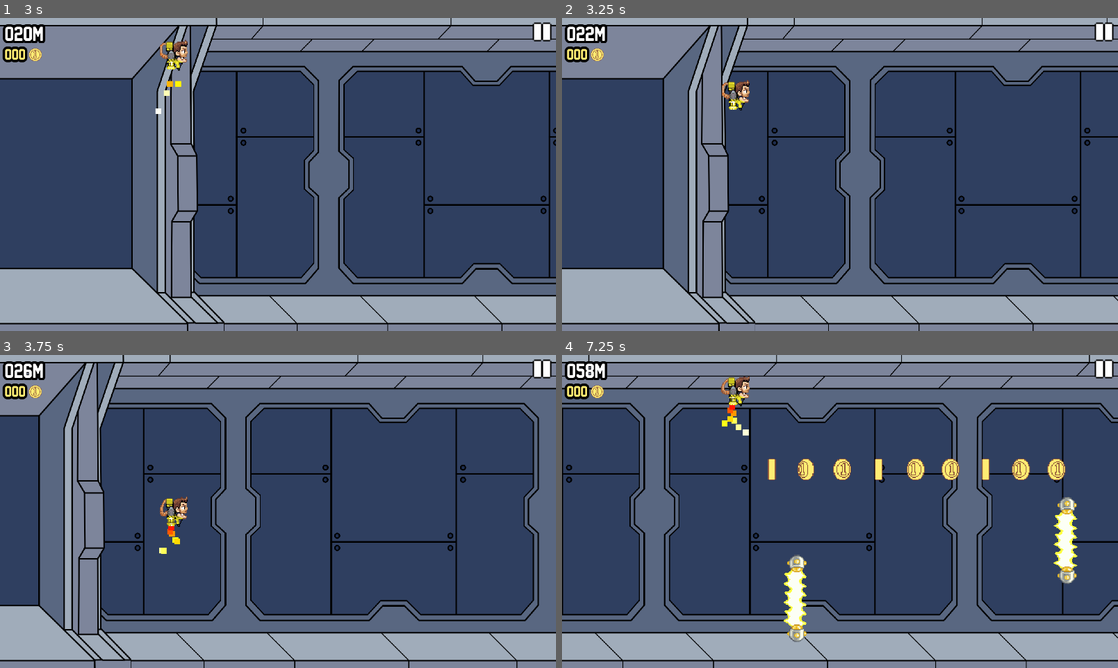
Above: before the commit, frames 1-4 (two rows, left to right).
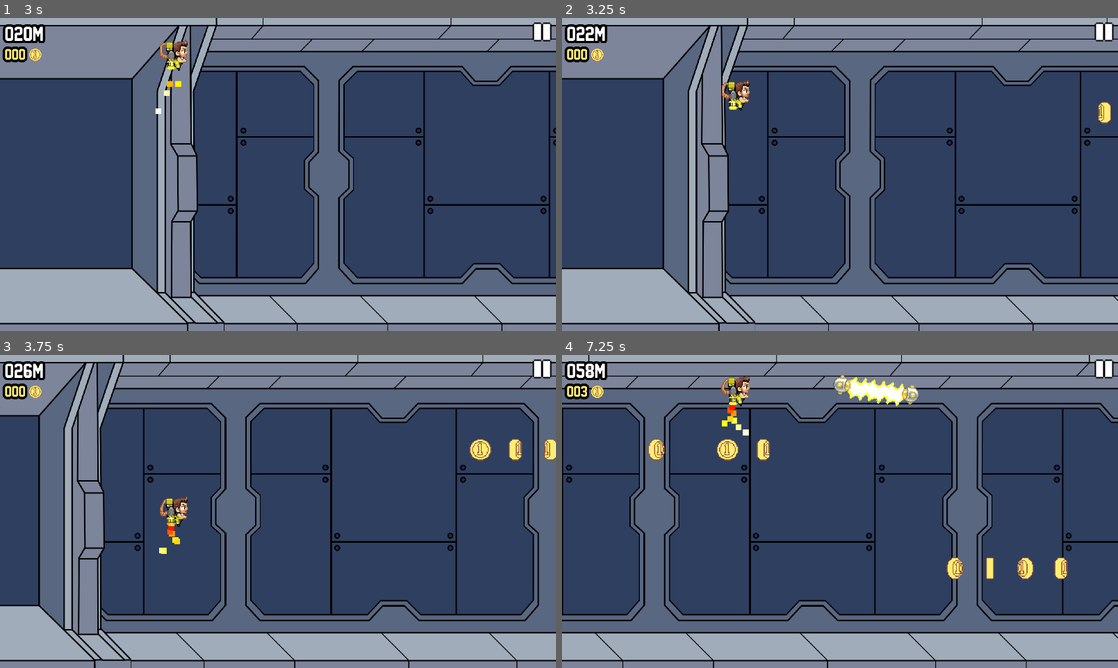
Above: after the commit, the same moments.

Repository: reyvanomario/data-dash
Game: Godot game, scene res://stages/main/main.tscn
The game is run twice, just before and just after one commit, with the same random seed, the same clock (stepped at 60 frames per second) and the same inputs.
Inputs (mouse positions are in pixels of both pictures, inside the frame that each line leads up to):
- Up to frame 1 (3 s): tap Enter at 0.5 s; move the mouse to (400, 158) at 0.52 s; press the mouse at (400, 158) at 0.53 s; move the mouse to (166, 190) at 1.27 s; release the mouse at (166, 190) at 1.28 s; click (166, 190) at 1.35 s; move the mouse to (333, 105) at 2.02 s; press the mouse at (333, 105) at 2.03 s; move the mouse to (250, 237) at 2.77 s; release the mouse at (250, 237) at 2.78 s; click (250, 237) at 2.85 s
- Up to frame 2 (3.25 s): no input
- Up to frame 3 (3.75 s): move the mouse to (444, 558) at 3.52 s; press the mouse at (444, 558) at 3.53 s
- Up to frame 4 (7.25 s): move the mouse to (673, 464) at 4.27 s; release the mouse at (673, 464) at 4.28 s; click (673, 464) at 4.35 s; move the mouse to (867, 511) at 5.02 s; press the mouse at (867, 511) at 5.03 s; move the mouse to (756, 433) at 5.77 s; release the mouse at (756, 433) at 5.78 s; click (756, 433) at 5.85 s; move the mouse to (962, 495) at 6.52 s; press the mouse at (962, 495) at 6.53 s

Frame 1 is identical in both runs. In frame 2, 0.1% of the frame differs, in the area x 96-99%, y 26-34%; in frame 3, 0.5%; in frame 4, 4.8%, in the area x 3-93%, y 6-92%.

Commit message:
Restructure the spawners

Diff:
--- a/entities/collectable/coin/coin.gd
+++ b/entities/collectable/coin/coin.gd
@@ -4,32 +4,10 @@
 #region VARIABLES
 ## Used to notify if the coin enters or exits the screen.
 @onready var visible_on_screen_notifier_2d: VisibleOnScreenNotifier2D = $VisibleOnScreenNotifier2D
+## Used to spawn and despawn the coin.
+@onready var spawnable: Spawnable = $Spawnable
 
 ## An array with possible spawn points.
-static var possible_spawn_points: Array[Vector2] = [
-	Vector2(2000, 120),
-	Vector2(2000, 394),
-	Vector2(2000, 667),
-	Vector2(2000, 940),
-]
-## The index of one position from all possible positions to spawn at.
-var position_index: int = 0 :
-	set(i):
-		if position_index > possible_spawn_points.size() - 1:
-			return
-		position_index = i
-## Used to respawn or disable the coin.
-var enabled: bool = false :
-	set(e):
-		if e == enabled:
-			return
-
-		enabled = e
-
-		if enabled:
-			spawn.call_deferred()
-		else:
-			disable.call_deferred()
 var speed: int = 0
 ## Is the game playing and scrolling?
 var scrolling:bool = true :
@@ -39,10 +17,6 @@
 #endregion
 
 #region SIGNALS
-## Emitted when the coin is spawned.
-signal spawned
-## Emitted when the coin is disabled.
-signal disabled
 ## Emitted when the coin enters the screen.
 signal screen_entered
 #endregion
@@ -55,13 +29,15 @@
 				scrolling = false
 			GameManager.Game.NEW:
 				scrolling = false
-				self.enabled = false
+				spawnable.despawn.call_deferred()
 			GameManager.Game.PLAYING:
 				scrolling = true
 	)
 
 	visible_on_screen_notifier_2d.screen_entered.connect(func(): self.screen_entered.emit())
-	visible_on_screen_notifier_2d.screen_exited.connect(func(): self.enabled = false)
+	visible_on_screen_notifier_2d.screen_exited.connect(func(): spawnable.despawn.call_deferred())
+
+	spawnable.root_node = self
 
 	body_entered.connect(func(body: Node2D):
 		if body is Player:
@@ -72,20 +48,7 @@
 	if scrolling:
 		position.x += (-GameManager.speed + speed) * delta
 
-func collected(player: Player) -> void:
-	enabled = false
+func collected(_player: Player) -> void:
 	GameManager.coins += 1
-
-## Used to disable the coin.
-func disable() -> void:
-	visible = false
-	process_mode = ProcessMode.PROCESS_MODE_DISABLED
-	disabled.emit()
-
-## Used to spawn the coin.
-func spawn() -> void:
-	position = possible_spawn_points[position_index]
-	visible = true
-	process_mode = ProcessMode.PROCESS_MODE_INHERIT
-	spawned.emit()
+	spawnable.despawn.call_deferred()
 #endregion
--- a/entities/collectable/coin/coin.tscn
+++ b/entities/collectable/coin/coin.tscn
@@ -1,7 +1,8 @@
-[gd_scene load_steps=13 format=3 uid="uid://c0daa8774747j"]
+[gd_scene load_steps=14 format=3 uid="uid://c0daa8774747j"]
 
 [ext_resource type="Script" path="res://entities/collectable/coin/coin.gd" id="1_6vs20"]
 [ext_resource type="Texture2D" uid="uid://botxktqdvtlc4" path="res://entities/collectable/coin/coin_sprite.png" id="2_dbmr0"]
+[ext_resource type="Script" path="res://utilities/spawner/spawnable/spawnable.gd" id="3_6t4p2"]
 
 [sub_resource type="CircleShape2D" id="CircleShape2D_wuwid"]
 radius = 40.0
@@ -84,3 +85,6 @@
 speed_scale = 2.0
 
 [node name="VisibleOnScreenNotifier2D" type="VisibleOnScreenNotifier2D" parent="."]
+
+[node name="Spawnable" type="Node2D" parent="."]
+script = ExtResource("3_6t4p2")
--- /dev/null
+++ b/entities/collectable/coin/coin_spawner/coin_spawner.gd
@@ -0,0 +1,10 @@
+class_name CoinSpawner
+extends Spawner
+
+func spawn() -> void:
+	spawn_point = possible_spawn_points.pick_random()
+	var amount = randi_range(5, 10)
+	for c in amount:
+		super.spawn()
+		var interval_divider = GameManager.speed / GameManager.Speed.START
+		await get_tree().create_timer(0.3 / interval_divider).timeout
--- /dev/null
+++ b/entities/collectable/coin/coin_spawner/coin_spawner.tscn
@@ -0,0 +1,8 @@
+[gd_scene load_steps=3 format=3 uid="uid://dytqxqmo647ak"]
+
+[ext_resource type="Script" path="res://entities/collectable/coin/coin_spawner/coin_spawner.gd" id="1_77hci"]
+[ext_resource type="PackedScene" uid="uid://c0daa8774747j" path="res://entities/collectable/coin/coin.tscn" id="3_nl7s3"]
+
+[node name="CoinSpawner" type="Node2D"]
+script = ExtResource("1_77hci")
+node_scene = ExtResource("3_nl7s3")
--- a/entities/obstacle/obstacle.tscn
+++ /dev/null
@@ -1,14 +0,0 @@
-[gd_scene load_steps=3 format=3 uid="uid://mdfqcx4ydwu0"]
-
-[ext_resource type="Script" path="res://entities/obstacle/obstacle.gd" id="1_31vjc"]
-
-[sub_resource type="RectangleShape2D" id="RectangleShape2D_e30no"]
-
-[node name="Obstacle" type="Area2D"]
-input_pickable = false
-script = ExtResource("1_31vjc")
-
-[node name="CollisionShape2D" type="CollisionShape2D" parent="."]
-shape = SubResource("RectangleShape2D_e30no")
-
-[node name="VisibleOnScreenNotifier2D" type="VisibleOnScreenNotifier2D" parent="."]
--- a/entities/obstacle/zapper/zapper.gd
+++ /dev/null
@@ -1,35 +0,0 @@
-class_name Zapper
-extends Obstacle
-## A static or rotating energy field, acting as an obstacle for the player.
-
-#region VARIABLES
-## The initial rotation in radians.
-var init_rotation: float = 0
-## Is it rotating?
-var is_rotating: bool = false
-#endregion
-
-#region FUNCTIONS
-func _ready() -> void:
-	self.possible_spawn_points = [
-		Vector2(2000, 240),
-		Vector2(2000, 440),
-		Vector2(2000, 640),
-		Vector2(2000, 840),
-	]
-	super._ready()
-
-func _process(delta: float) -> void:
-	super._process(delta)
-
-	if is_rotating:
-		rotation -= 1 * 1.5 * delta
-
-func spawn() -> void:
-	super.spawn()
-	is_rotating = randi_range(0, 4) == 0
-
-func disable() -> void:
-	super.disable()
-	rotation = init_rotation
-#endregion
--- a/entities/obstacle/obstacle.gd
+++ b/entities/zapper/zapper.gd
@@ -1,27 +1,19 @@
-class_name Obstacle
+class_name Zapper
 extends Area2D
-## Base class for player obstacles.
+## A static or rotating energy field, acting as an obstacle for the player.
 
 #region VARIABLES
 ## The collision shape for the obstacle.
 @onready var collision_shape_2d: CollisionShape2D = $CollisionShape2D
+## Used to spawn and despawn the zapper.
+@onready var spawnable: Spawnable = $Spawnable
 ## Used to notify if the obstacle enters or exits the screen.
 @onready var visible_on_screen_notifier_2d: VisibleOnScreenNotifier2D = $VisibleOnScreenNotifier2D
 
-## An array with possible spawn points.
-var possible_spawn_points: Array[Vector2] = [Vector2(2000, 0)]
-## Used to respawn or disable the obstacle.
-var enabled: bool = false :
-	set(e):
-		if e == enabled:
-			return
-
-		enabled = e
-
-		if enabled:
-			spawn()
-		else:
-			disable()
+## The initial rotation in radians.
+var init_rotation: float = 0
+## Is it rotating?
+var is_rotating: bool = false
 var speed: int = 0
 ## Is the game playing and scrolling?
 var scrolling:bool = true :
@@ -31,49 +23,40 @@
 #endregion
 
 #region SIGNALS
-## Emitted when the obstacle is spawned.
-signal spawned
-## Emitted when the obstacle is disabled.
-signal disabled
 ## Emitted when the obstacle enters the screen.
 signal screen_entered
 #endregion
 
 #region FUNCTIONS
-func _ready():
+func _ready() -> void:
 	GameManager.game_changed.connect(func(game:int):
 		match game:
 			GameManager.Game.OVER:
 				scrolling = false
 			GameManager.Game.NEW:
 				scrolling = false
-				self.enabled = false
+				spawnable.despawn.call_deferred()
 			GameManager.Game.PLAYING:
 				scrolling = true
 	)
 
 	visible_on_screen_notifier_2d.screen_entered.connect(func(): self.screen_entered.emit())
-	visible_on_screen_notifier_2d.screen_exited.connect(func(): self.enabled = false)
+	visible_on_screen_notifier_2d.screen_exited.connect(func(): spawnable.despawn.call_deferred())
 
 	body_entered.connect(func(body: Node2D):
 		if body is Player:
 			GameManager.game = GameManager.Game.OVER
 	)
 
+	spawnable.root_node = self
+	spawnable.spawned.connect(func(_spawn_point: Vector2):
+		is_rotating = randi_range(0, 4) == 0
+		rotation_degrees = 90 if randi_range(0, 2) == 0 else 0
+	)
+
 func _process(delta: float) -> void:
 	if scrolling:
 		position.x += (-GameManager.speed + speed) * delta
-
-## Used to disable the obstacle.
-func disable() -> void:
-	visible = false
-	process_mode = ProcessMode.PROCESS_MODE_DISABLED
-	disabled.emit()
-
-## Used to spawn the obstacle.
-func spawn() -> void:
-	position = possible_spawn_points.pick_random()
-	visible = true
-	process_mode = ProcessMode.PROCESS_MODE_INHERIT
-	spawned.emit()
+	if is_rotating:
+		rotation -= 1 * 1.5 * delta
 #endregion
--- a/entities/obstacle/zapper/zapper.tscn
+++ b/entities/zapper/zapper.tscn
@@ -1,7 +1,8 @@
-[gd_scene load_steps=4 format=3 uid="uid://bp72kj0ecgu1t"]
+[gd_scene load_steps=5 format=3 uid="uid://bp72kj0ecgu1t"]
 
-[ext_resource type="Script" path="res://entities/obstacle/zapper/zapper.gd" id="1_unkw2"]
+[ext_resource type="Script" path="res://entities/zapper/zapper.gd" id="1_unkw2"]
 [ext_resource type="Texture2D" uid="uid://c24hev6c7qydd" path="res://gdd/art-bible/assets/obstacles_sprites.png" id="2_adlbb"]
+[ext_resource type="Script" path="res://utilities/spawner/spawnable/spawnable.gd" id="3_wasl2"]
 
 [sub_resource type="RectangleShape2D" id="RectangleShape2D_c455m"]
 size = Vector2(64, 288)
@@ -54,3 +55,6 @@
 
 [node name="VisibleOnScreenNotifier2D" type="VisibleOnScreenNotifier2D" parent="."]
 rect = Rect2(-30, -150, 60, 300)
+
+[node name="Spawnable" type="Node2D" parent="."]
+script = ExtResource("3_wasl2")
--- /dev/null
+++ b/entities/zapper/zapper_spawner/zapper_spawner.gd
@@ -0,0 +1,2 @@
+class_name ZapperSpawner
+extends Spawner
--- /dev/null
+++ b/entities/zapper/zapper_spawner/zapper_spawner.tscn
@@ -0,0 +1,8 @@
+[gd_scene load_steps=3 format=3 uid="uid://cxjb5pwv7uiwc"]
+
+[ext_resource type="Script" path="res://entities/zapper/zapper_spawner/zapper_spawner.gd" id="1_6l8f1"]
+[ext_resource type="PackedScene" uid="uid://bp72kj0ecgu1t" path="res://entities/zapper/zapper.tscn" id="2_5p3gk"]
+
+[node name="ZapperSpawner" type="Node2D"]
+script = ExtResource("1_6l8f1")
+node_scene = ExtResource("2_5p3gk")
--- a/stages/main/main.tscn
+++ b/stages/main/main.tscn
@@ -5,9 +5,9 @@
 [ext_resource type="PackedScene" uid="uid://cw101ycuhjuav" path="res://entities/player/player.tscn" id="3_7gqhq"]
 [ext_resource type="PackedScene" uid="uid://c04c0t0p0lfve" path="res://ui/hud/hud.tscn" id="3_fha2a"]
 [ext_resource type="PackedScene" uid="uid://bua8h7f2d4u26" path="res://ui/game_over_screen/game_over_screen.tscn" id="3_vmle4"]
-[ext_resource type="PackedScene" uid="uid://b5ti0vhekv3ep" path="res://utilities/spawner/interval_spawner.tscn" id="5_s4wfr"]
 [ext_resource type="PackedScene" uid="uid://ds0s6dw8skubu" path="res://ui/pause_menu/pause_menu.tscn" id="5_svk77"]
-[ext_resource type="PackedScene" uid="uid://c0daa8774747j" path="res://entities/collectable/coin/coin.tscn" id="7_ukuuh"]
+[ext_resource type="PackedScene" uid="uid://cxjb5pwv7uiwc" path="res://entities/zapper/zapper_spawner/zapper_spawner.tscn" id="8_ffgde"]
+[ext_resource type="PackedScene" uid="uid://dytqxqmo647ak" path="res://entities/collectable/coin/coin_spawner/coin_spawner.tscn" id="10_1yawx"]
 
 [node name="Main" type="Node2D"]
 
@@ -29,5 +29,6 @@
 [node name="Player" parent="." instance=ExtResource("3_7gqhq")]
 position = Vector2(600, 940)
 
-[node name="IntervalSpawner" parent="." instance=ExtResource("5_s4wfr")]
-coin_scene = ExtResource("7_ukuuh")
+[node name="CoinSpawner" parent="." instance=ExtResource("10_1yawx")]
+
+[node name="ZapperSpawner" parent="." instance=ExtResource("8_ffgde")]
--- a/utilities/spawner/interval_spawner.gd
+++ /dev/null
@@ -1,104 +0,0 @@
-class_name IntervalSpawner
-extends Node2D
-## The interval spawner.
-##
-## Responsible to spawn obstacles in different intervals.
-
-#region VARIABLES
-## All obstacle scenes.
-@export var obstacle_scenes: Array[PackedScene]
-## Coin scene.
-@export var coin_scene: PackedScene
-
-## Timer to track distance between intervals
-@onready var timer: Timer = $Timer
-## Timer to track distance between coint intervals
-@onready var coin_timer: Timer = $CoinTimer
-
-## The minimum time between obstacles.[br]
-## This will decrease while the game speed increases.
-var interval_min: float = 1.0
-## The maximum time between obstacles.[br]
-## This will decrease while the game speed increases.
-var interval_max: float = 5.0
-## All instantiated but disabled obstacles to be respawned.
-var obstacle_pool: Array[Obstacle] = []
-## All instantiated but disabled coins to be respawned.
-var coin_pool: Array[Coin] = []
-#endregion
-
-#region FUNCTIONS
-func _ready() -> void:
-	# always spawn a new obstacle and restart the timer when the timer reaches the end
-	timer.timeout.connect(func(): spawn_obstacle(); start_timer())
-	coin_timer.timeout.connect(func(): await spawn_coins(randi_range(5, 10)); start_timer())
-	GameManager.game_changed.connect(func(game):
-		match game:
-			GameManager.Game.PLAYING:
-				start_timer()
-				start_coin_timer()
-			GameManager.Game.OVER, GameManager.Game.NEW:
-				timer.stop()
-				coin_timer.stop()
-	)
-
-## Start the interval timer.
-func start_timer():
-	var interval_divider = GameManager.speed / GameManager.Speed.START
-	var time = randf_range(
-		interval_min / interval_divider,
-		interval_max / interval_divider
-	)
-	timer.start(time)
-
-## Start the coin interval timer.
-func start_coin_timer():
-	var interval_divider = GameManager.speed / GameManager.Speed.START
-	var time = randf_range(
-		interval_min / interval_divider,
-		interval_max / interval_divider
-	)
-	coin_timer.start(time)
-
-## Get an obstacle, either a newly instantiated or a reusable.
-func get_obstacle() -> Obstacle:
-	if obstacle_pool.is_empty():
-		var obstacle:Obstacle = obstacle_scenes.pick_random().instantiate()
-		add_child(obstacle)
-		# setup signal connections
-		obstacle.disabled.connect(func(): obstacle_pool.append(obstacle))
-		return obstacle
-	return obstacle_pool.pop_front()
-
-## Get a coin, either a newly instantiated or a reusable.
-func get_coin() -> Coin:
-	if coin_pool.is_empty():
-		var coin: Coin = coin_scene.instantiate()
-		add_child(coin)
-		# setup signal connections
-		coin.disabled.connect(func(): coin_pool.append(coin))
-		return coin
-	return coin_pool.pop_front()
-
-## Spawn or respawn an obstacle.
-func spawn_obstacle() -> void:
-	# check if movement has stopped before continuing
-	if GameManager.game != GameManager.Game.PLAYING:
-		return
-
-	var obstacle:Obstacle = self.get_obstacle()
-	obstacle.enabled = true
-
-func spawn_coins(amount: int) -> void:
-	# check if movement has stopped before continuing
-	if GameManager.game != GameManager.Game.PLAYING:
-		return
-
-	var coin_position: int = randi_range(0, Coin.possible_spawn_points.size() - 1)
-	for c in amount:
-		var coin: Coin = self.get_coin()
-		coin.position_index = coin_position
-		coin.enabled = true
-		var interval_divider = GameManager.speed / GameManager.Speed.START
-		await get_tree().create_timer(0.3 / interval_divider).timeout
-#endregion
--- a/utilities/spawner/interval_spawner.tscn
+++ /dev/null
@@ -1,12 +0,0 @@
-[gd_scene load_steps=3 format=3 uid="uid://b5ti0vhekv3ep"]
-
-[ext_resource type="Script" path="res://utilities/spawner/interval_spawner.gd" id="1_p1mdu"]
-[ext_resource type="PackedScene" uid="uid://bp72kj0ecgu1t" path="res://entities/obstacle/zapper/zapper.tscn" id="2_1vmiy"]
-
-[node name="IntervalSpawner" type="Node2D"]
-script = ExtResource("1_p1mdu")
-obstacle_scenes = Array[PackedScene]([ExtResource("2_1vmiy")])
-
-[node name="Timer" type="Timer" parent="."]
-
-[node name="CoinTimer" type="Timer" parent="."]
--- /dev/null
+++ b/utilities/spawner/spawnable/spawnable.gd
@@ -0,0 +1,38 @@
+class_name Spawnable
+extends Node2D
+
+#region VARIABLES
+var root_node: Node2D = self
+var is_spawned: bool = false :
+	set(s):
+		if s == is_spawned:
+			return
+		is_spawned = s
+#endregion
+
+#region SIGNALS
+signal spawned(spawn_point: Vector2)
+signal despawned(new_position: Vector2)
+#endregion
+
+## Used to spawn the spawnable.
+func spawn(spawn_point: Vector2 = Vector2.ZERO) -> void:
+	if is_spawned:
+		return
+
+	root_node.visible = true
+	root_node.process_mode = ProcessMode.PROCESS_MODE_INHERIT
+	root_node.position = spawn_point
+	is_spawned = true
+	spawned.emit(spawn_point)
+
+## Used to despawn/disable the spawnable.
+func despawn(new_position: Vector2 = Vector2.ZERO) -> void:
+	if !is_spawned:
+		return
+
+	root_node.visible = false
+	root_node.process_mode = ProcessMode.PROCESS_MODE_DISABLED
+	root_node.position = new_position
+	is_spawned = false
+	despawned.emit(new_position)
--- /dev/null
+++ b/utilities/spawner/spawner.gd
@@ -0,0 +1,115 @@
+class_name Spawner
+extends Node2D
+
+#region CONSTANTS
+## An array of possible spawn points.
+const possible_spawn_points: Array[Vector2] = [
+	Vector2(2000, 120),
+	Vector2(2000, 325),
+	Vector2(2000, 530),
+	Vector2(2000, 735),
+	Vector2(2000, 940),
+]
+#endregion
+
+#region VARIABLES
+## Node scene to be instantiated and spawned.
+@export var node_scene: PackedScene
+## The minimum time between spawnables.[br]
+## This will decrease while the game speed increases.
+@export var interval_min: float = 1.0
+## The maximum time between spawnables.[br]
+## This will decrease while the game speed increases.
+@export var interval_max: float = 5.0
+## All instantiated but despawned spawnables are collected here.
+var spawnable_pool: Array[Spawnable] = []
+## Spawn point is either set to a Vector2 or null.
+## If null, a random Vector2 from possible_spawn_points will be returned.
+var spawn_point: Variant = null :
+	set(s):
+		if s != null and s is not Vector2:
+			return
+		spawn_point = s
+	get():
+		if spawn_point is Vector2:
+			return spawn_point
+		return possible_spawn_points.pick_random()
+#endregion
+
+#region SIGNALS
+signal time_to_spawn
+#endregion
+
+#region FUNCTIONS
+func _ready() -> void:
+	GameManager.game_changed.connect(func(game: int):
+		match game:
+			GameManager.Game.PLAYING:
+				start_timer()
+			GameManager.Game.OVER, GameManager.Game.NEW:
+				disconnect_time_to_spawn()
+	)
+
+## Start a new one-shot timer.
+func start_timer() -> void:
+	var timer: SceneTreeTimer = get_new_timer()
+	connect_time_to_spawn_to_timer(timer)
+
+## Create and return a new instance of a one-shot timer.
+func get_new_timer() -> SceneTreeTimer:
+	var interval_divider = GameManager.speed / GameManager.Speed.START
+	var time = randf_range(
+		interval_min / interval_divider,
+		interval_max / interval_divider
+	)
+	return get_tree().create_timer(time)
+
+## Connect the time_to_spawn signal to the one-shot timer.
+func connect_time_to_spawn_to_timer(timer: SceneTreeTimer):
+	disconnect_time_to_spawn()
+	timer.timeout.connect(func(): time_to_spawn.emit())
+	time_to_spawn.connect(on_timeout)
+
+## Disconnect the time_to_spawn signal.
+func disconnect_time_to_spawn():
+	if time_to_spawn.is_connected(on_timeout):
+		time_to_spawn.disconnect(on_timeout)
+
+## What should happen when a one-shot timer runs out?
+func on_timeout() -> void:
+	await spawn()
+	start_timer()
+
+## Get spawnable component from node.
+func get_spawnable_from_node(node: Node) -> Spawnable:
+	if node is Spawnable: return node
+	for child in node.get_children(true):
+		if child is Spawnable: return child
+	return null
+
+## Tries to add the provided scene as a node to the scene tree, and return a spawnable.
+func add_node_and_get_spawnable() -> Spawnable:
+	var spawnable: Spawnable = spawnable_pool.pop_front()
+	if spawnable == null:
+		var node: Node = node_scene.instantiate()
+		spawnable = get_spawnable_from_node(node)
+		if spawnable == null:
+			return null
+
+		add_child(node)
+		spawnable.despawned.connect(func(_new_position: Vector2): spawnable_pool.append(spawnable))
+
+	return spawnable
+
+## Spawn the specific spawnable assigned to this spawner.
+func spawn() -> void:
+	# check if movement has stopped before continuing
+	if GameManager.game != GameManager.Game.PLAYING:
+		return
+
+	var spawnable: Spawnable = add_node_and_get_spawnable()
+	if spawnable == null:
+		return
+
+	spawnable.spawn(spawn_point)
+#endregion
